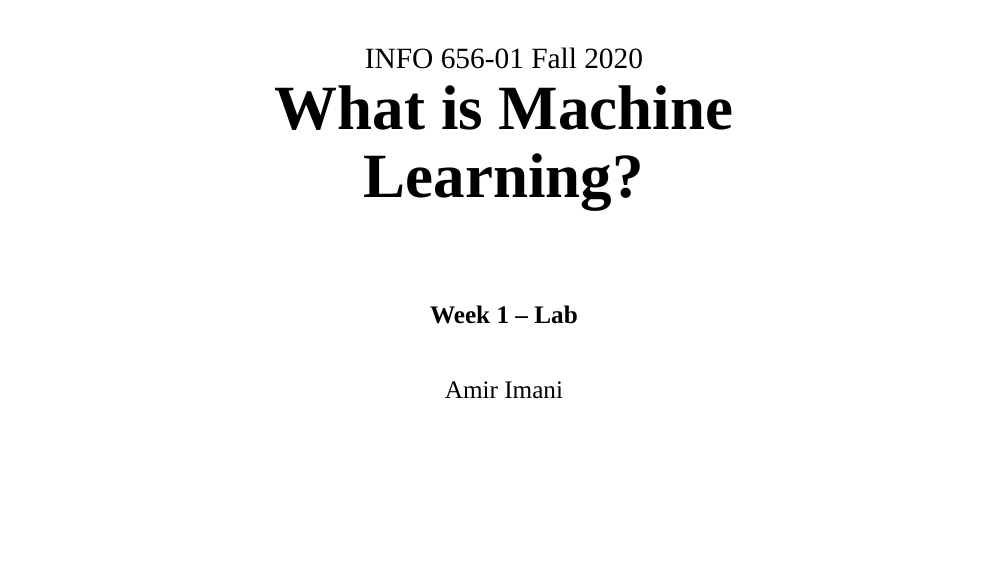
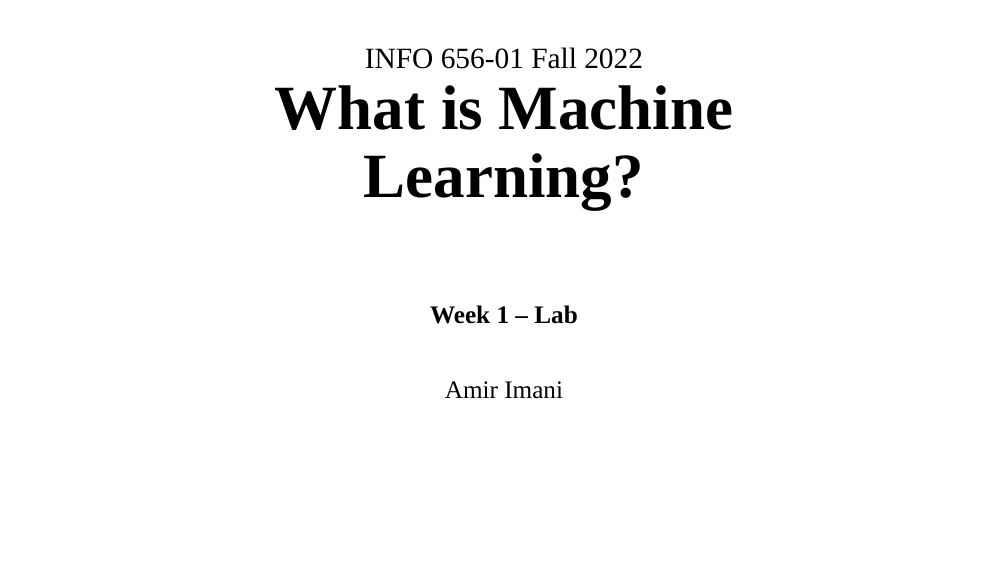
Before and after one commit to Amirosimani/Machine_Learning_Pratt, a slide deck: slide 1 of labs/lab_01.pptx. Drawn at 1008x567 pixels with LibreOffice and Linux fonts; fonts in the diff are those of the drawing. Boxes give left, top, right and bottom in pixels: in the first picture for what was removed or moved away, otherwise in the second. Text is boxed around its words. In the diff, an @@ line names an element or a change of style, - is before the commit and + after.

Commit message:
fall 2022 - session 1

```diff
--- a/labs/lab_01.pptx
+++ b/labs/lab_01.pptx
@@ title at (x1=275, y1=47, x2=733, y2=209): text changed @@
-INFO 656-01 Fall 2020
-What is Machine Learning?
+INFO 656-01 Fall 2022
+What is Machine Learning?
```
Also in this commit, not shown: 2 other files.
